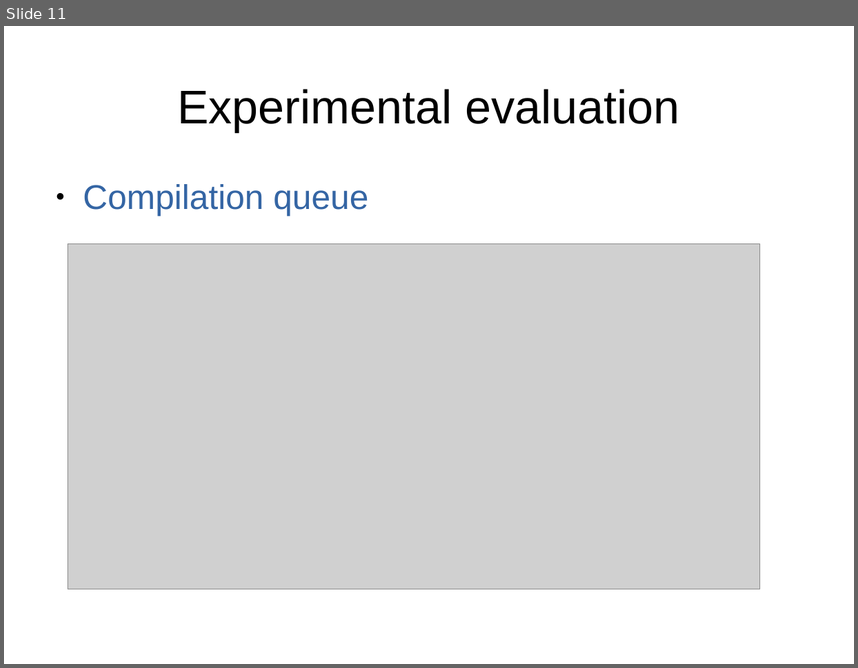
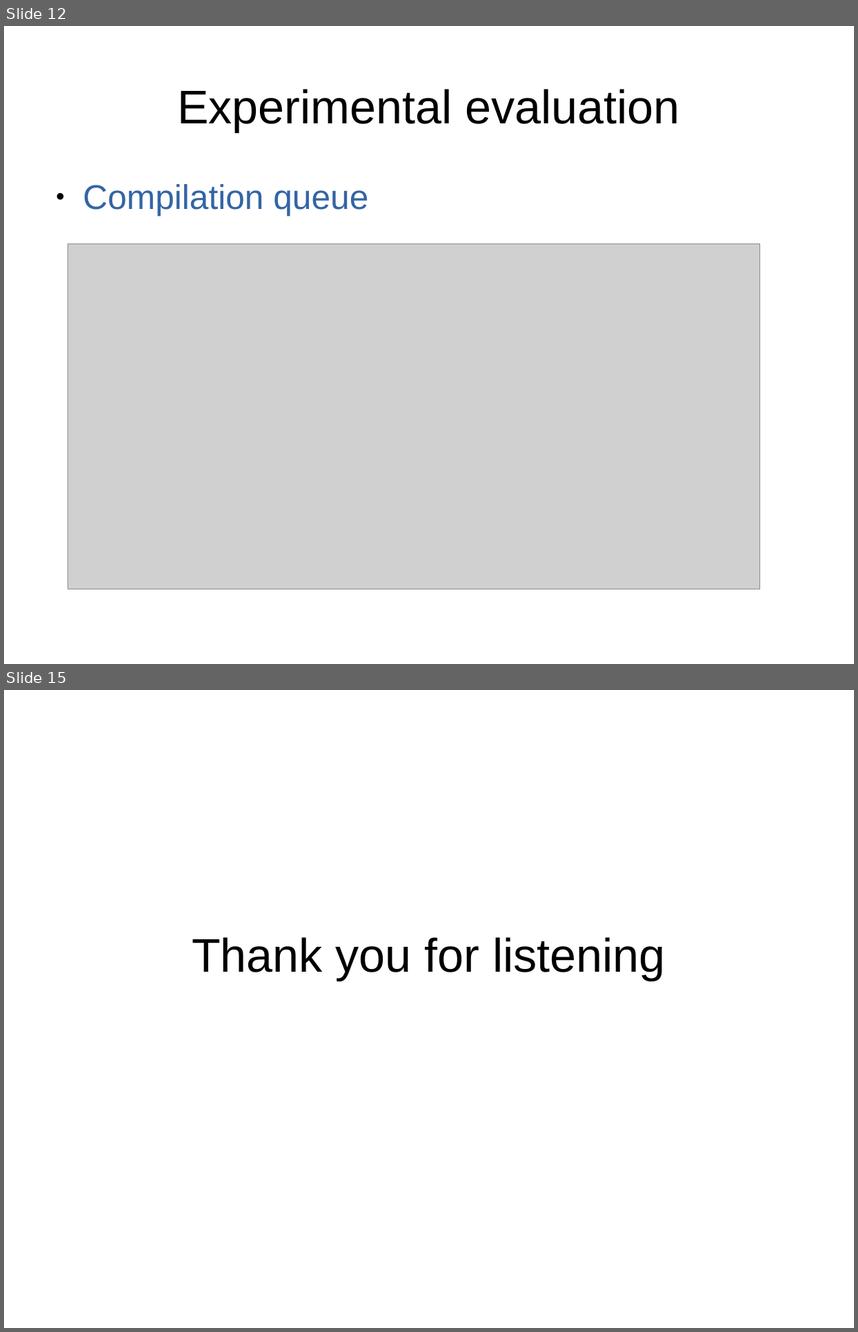
Before and after one commit to mohlerm/hotspot, a slide deck: presentation/profile_caching_mohlerm_presentation.odp. Shown one above the other, each under a label of ours: slide 11 before the commit, slides 12 and 15 after it; the slides between them are not shown. The pictures are 858x668 and 858x1332 pixels, drawn with LibreOffice and Linux fonts; fonts in the diff are those of the drawing; grey boxes stand for pictures. Boxes give left, top, right and bottom in pixels: in the first picture for what was removed or moved away, otherwise in the second. Text is boxed around its words. In the diff, an @@ line names an element or a change of style, - is before the commit and + after.

```diff
--- a/presentation/profile_caching_mohlerm_presentation.odp
+++ b/presentation/profile_caching_mohlerm_presentation.odp
@@ slide 15 added at box(4, 690, 854, 1328), background #FFFFFF @@
@@ title added at box(192, 937, 665, 980), 44 pt, text #000000 @@
+Thank you for listening
@@ what was slide 11 is now slide 12 @@
```
Also in this commit, not shown: 5 slides changed, 2 other slides added, 1 slide removed.
